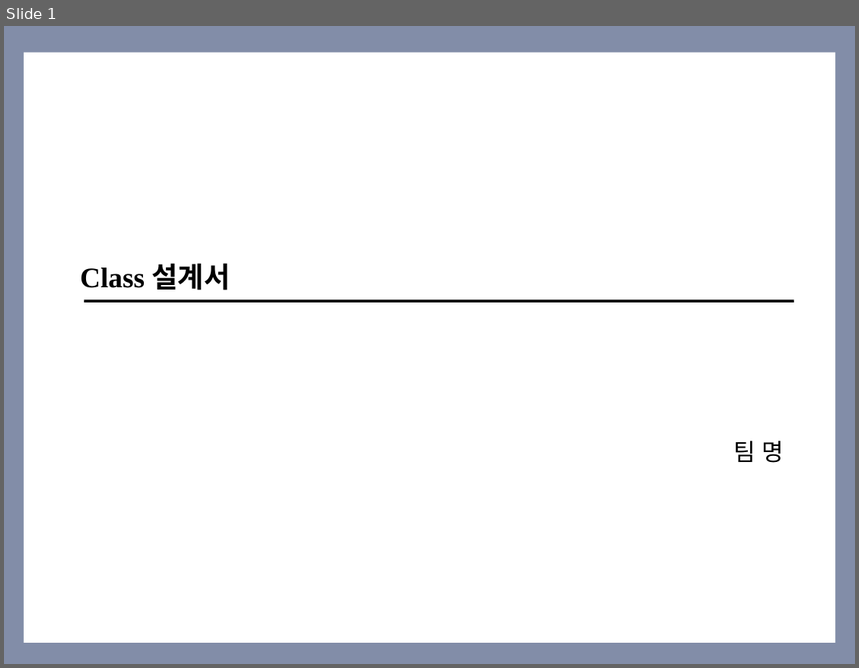
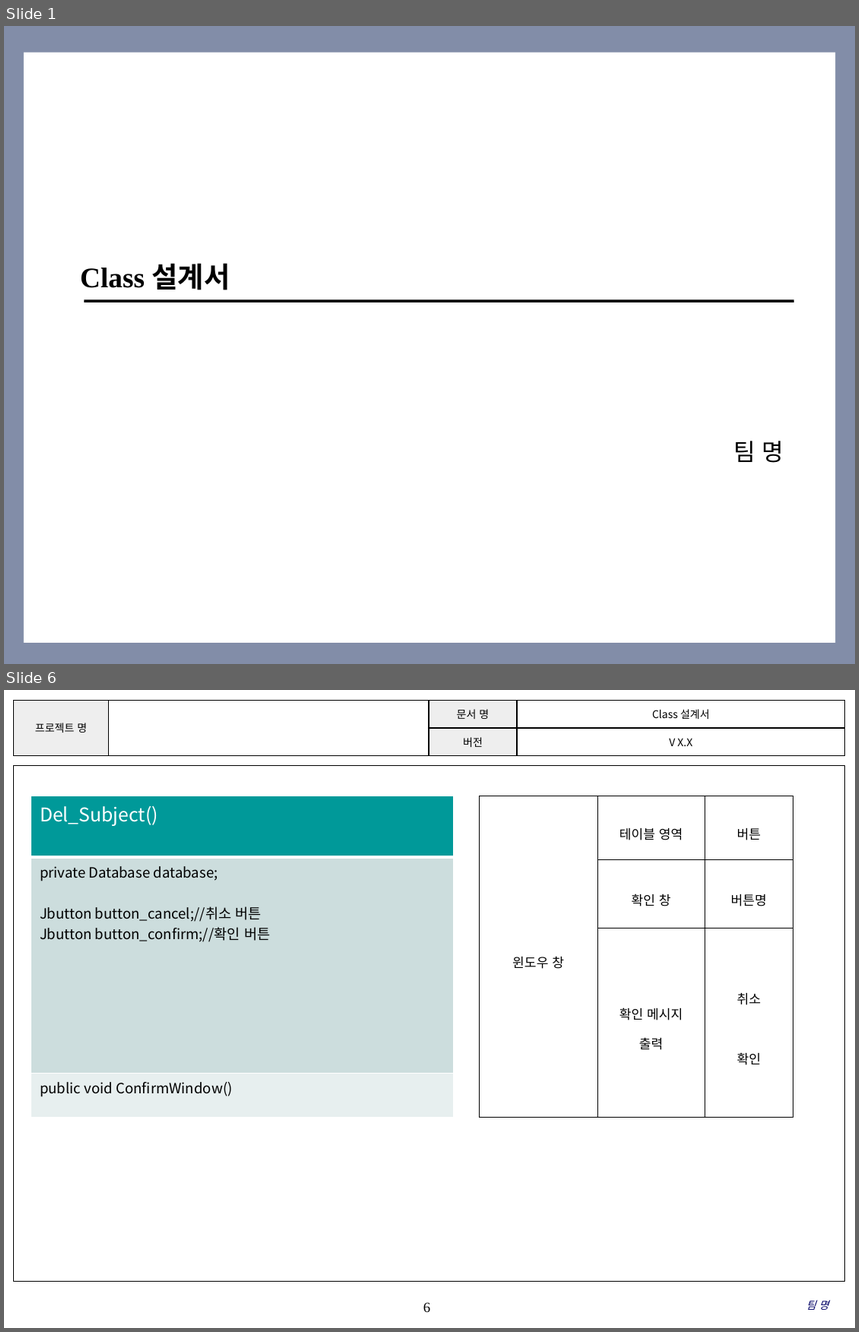
Before and after one commit to SE-admin/SE2017_2_mixharmony, a slide deck: doc/3_ 설계서/Class Design.pptx. Shown one above the other, each under a label of ours: slide 1 before the commit, slides 1 and 6 after it; the slides between them are not shown. The pictures are 859x668 and 859x1332 pixels, drawn with LibreOffice and Linux fonts; fonts in the diff are those of the drawing; background and template pictures are left out. Boxes give left, top, right and bottom in pixels: in the first picture for what was removed or moved away, otherwise in the second. Text is boxed around its words. In the diff, an @@ line names an element or a change of style, - is before the commit and + after.

Commit message:
#863 Class Design.pptx (수강 과목에 대한 클래스 초안 작성)

```diff
--- a/doc/3_ 설계서/Class Design.pptx
+++ b/doc/3_ 설계서/Class Design.pptx
@@ slide 6 added at [4,690,855,1328], background #FFFFFF @@
@@ table added at [13,700,845,755], 2 rows, 4 columns @@
+프로젝트 명 |  | 문서 명 | Class 설계서
+ |  | 버전 | V X.X
@@ rectangle added at [13,766,845,1281], outline #000000 0.75 pt @@
@@ table added at [31,796,453,1117], 3 rows, 1 columns @@
+Del_Subject()
+private Database database; / Jbutton button_cancel;//취소 버튼 / Jbutton button_confirm;//확인 버튼
+public void ConfirmWindow()
@@ table added at [480,796,794,1117], 3 rows, 3 columns @@
+윈도우 창 | 테이블 영역 | 버튼
+ | 확인 창 | 버튼명
+ | 확인 메시지 / 출력 | 취소 / 확인
@@ page number added at [424,1303,430,1312], 12 pt, text #000000 @@
+6
@@ text added at [807,1301,829,1310], 9 pt, text #000066, italic @@
+팀 명
```
Also in this commit, not shown: 4 slides changed, 3 other slides added.
